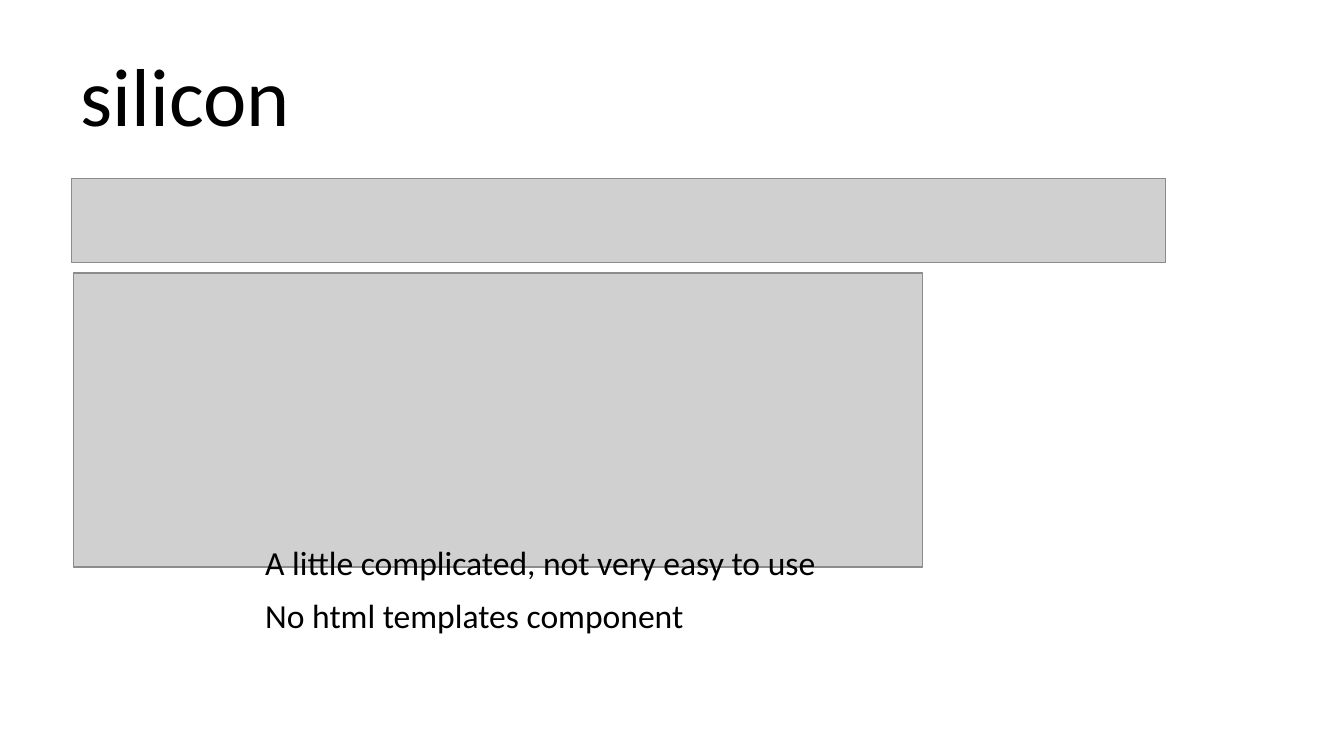
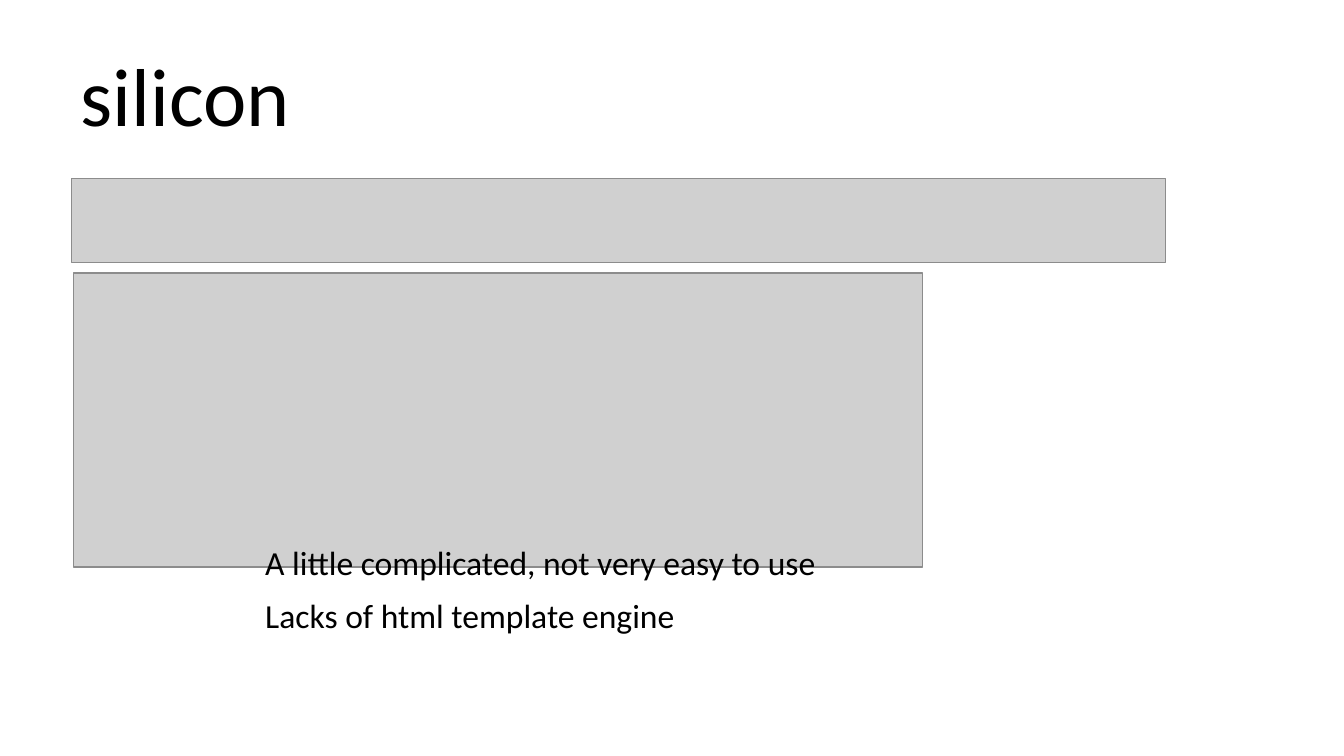
Before and after one commit to qicosmos/cppcon2018, a slide deck: slide 10 of cppcon2018.pptx (slide 8 before the commit). Drawn at 1344x756 pixels with LibreOffice and Linux fonts; fonts in the diff are those of the drawing; grey boxes stand for pictures. Boxes give left, top, right and bottom in pixels: in the first picture for what was removed or moved away, otherwise in the second. Text is boxed around its words. In the diff, an @@ line names an element or a change of style, - is before the commit and + after.

```diff
--- a/cppcon2018.pptx
+++ b/cppcon2018.pptx
@@ text at <box>265,604,674,634</box>: text changed @@
-No html templates component
+Lacks of html template engine
```
Also in this commit, not shown: 5 other slides changed, 1 slide added, 3 slides removed.
